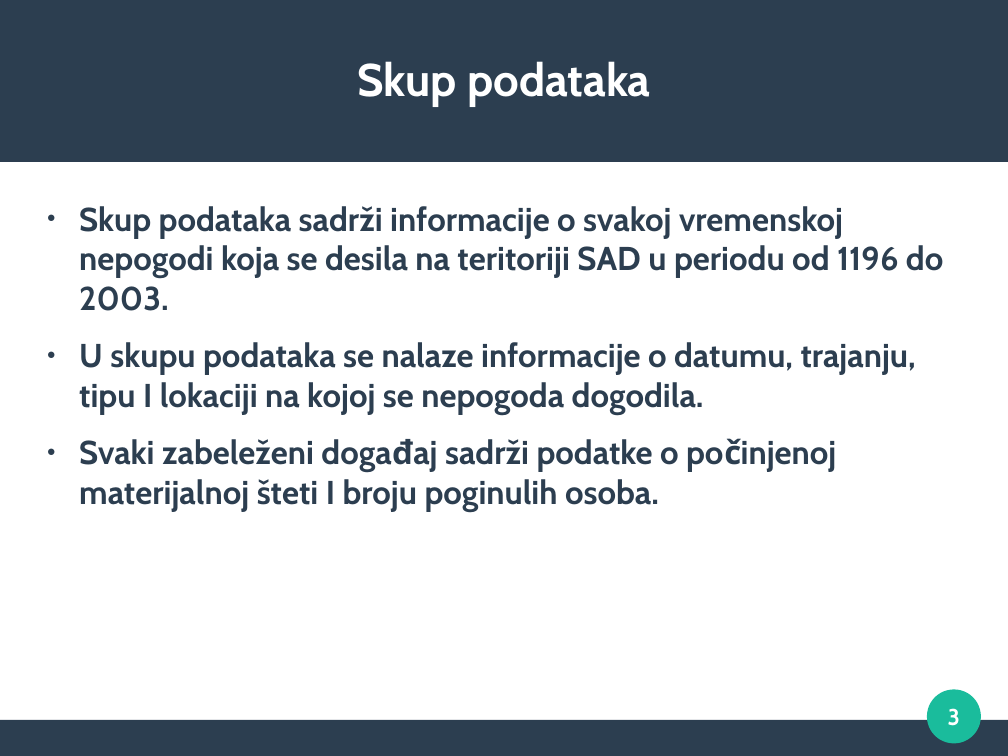
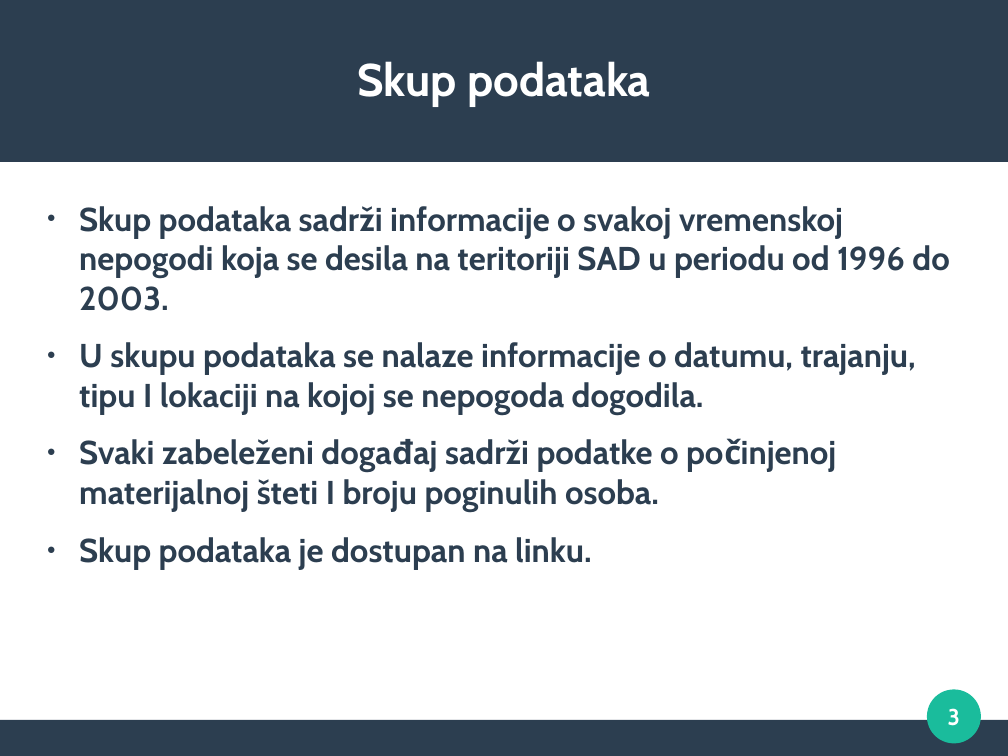
Before and after one commit to NebojsaHorvat/weather_analysis, a slide deck: slide 3 of predlog_projekta.odp. Drawn at 1008x756 pixels with LibreOffice and Linux fonts; fonts in the diff are those of the drawing. Boxes give left, top, right and bottom in pixels: in the first picture for what was removed or moved away, otherwise in the second. Text is boxed around its words. In the diff, an @@ line names an element or a change of style, - is before the commit and + after.

```diff
--- a/predlog_projekta.odp
+++ b/predlog_projekta.odp
@@ text at box(79, 206, 949, 311): text changed @@
-● Skup podataka sadrži informacije o svakoj vremenskoj nepogodi koja se desila na teritoriji SAD u periodu od 1196 do 2003.
+● Skup podataka sadrži informacije o svakoj vremenskoj nepogodi koja se desila na teritoriji SAD u periodu od 1996 do 2003.
@@ text at box(79, 537, 592, 569): paragraph added @@
+● Skup podataka je dostupan na linku.
```
Also in this commit, not shown: 1 other slide changed, 5 other files.
